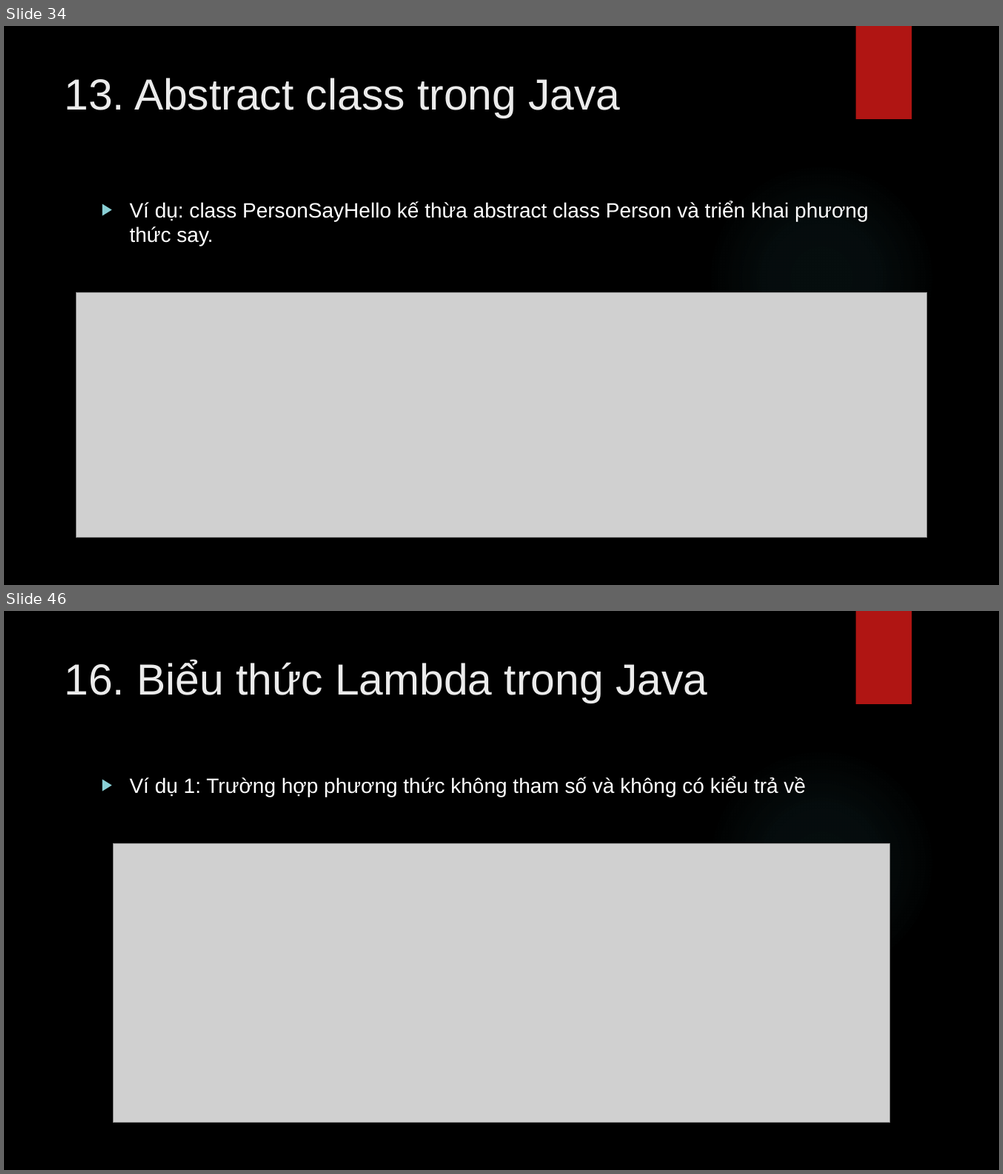
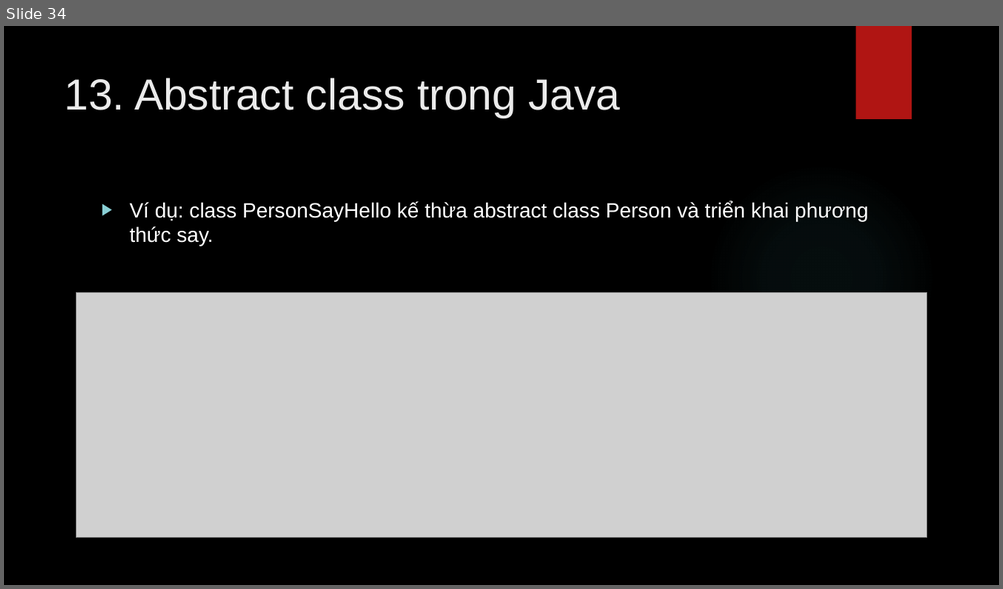
Before and after one commit to lequochai26/GDUTraining_Basic_Java_Web_Development, a slide deck: Slides/Day_5_2.pptx. Shown one above the other, each under a label of ours: slides 34 and 46 before the commit, slide 34 after it; the slides between them are not shown. The pictures are 1003x1174 and 1003x589 pixels, drawn with LibreOffice and Linux fonts; fonts in the diff are those of the drawing; grey boxes stand for pictures; background and template pictures are left out. Boxes give left, top, right and bottom in pixels: in the first picture for what was removed or moved away, otherwise in the second. Text is boxed around its words. In the diff, an @@ line names an element or a change of style, - is before the commit and + after.

```diff
--- a/Slides/Day_5_2.pptx
+++ b/Slides/Day_5_2.pptx
@@ slide 46 removed at bbox=[4, 611, 999, 1170], background picture (left out); not listed: 2 template elements that a slide beside it also shows @@
@@ title removed at bbox=[64, 661, 707, 703] @@
-16. Biểu thức Lambda trong Java
@@ text removed at bbox=[130, 777, 805, 797] @@
-▶ Ví dụ 1: Trường hợp phương thức không tham số và không có kiểu trả về
@@ picture removed at bbox=[113, 844, 890, 1123] @@
```
Also in this commit, not shown: 19 other slides removed.
